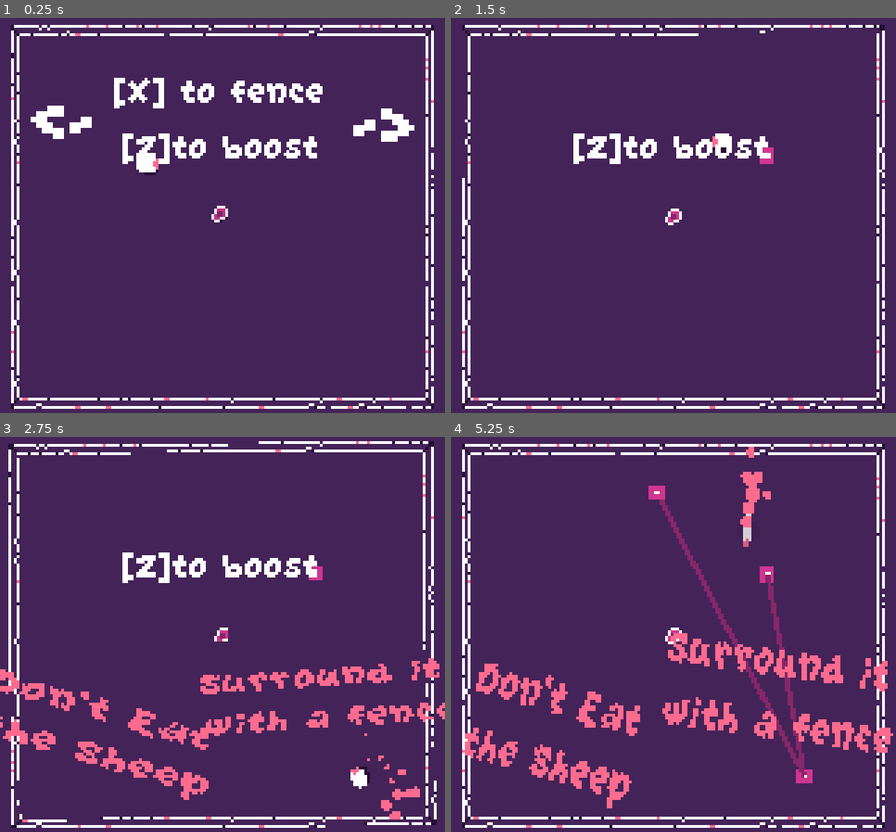
Above: before the commit, frames 1-4 (two rows, left to right).
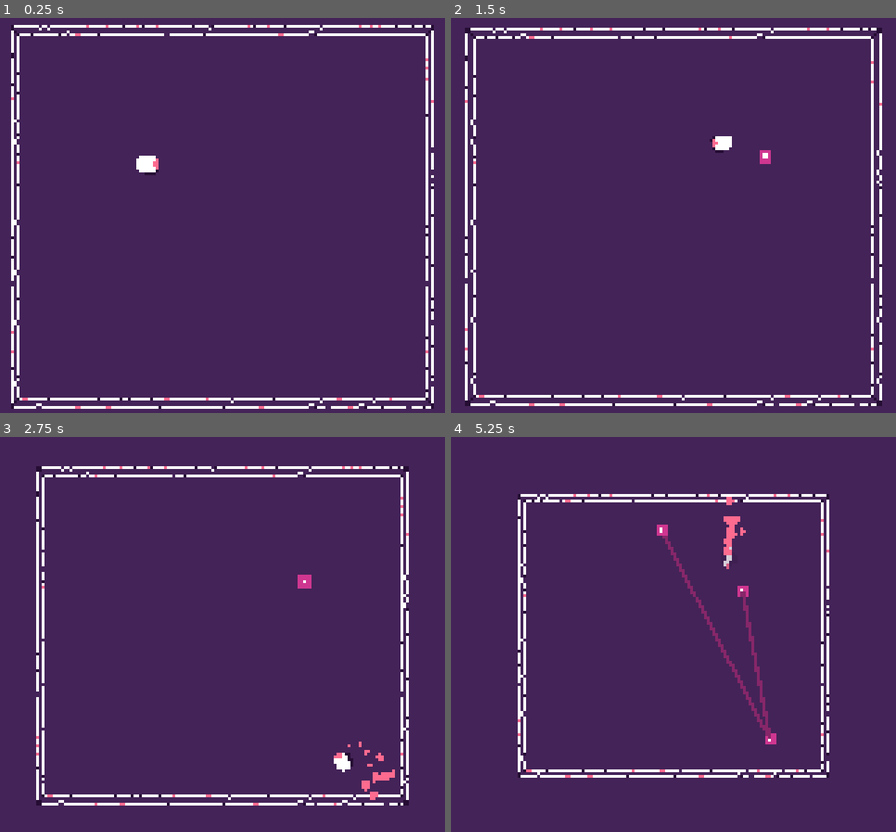
Above: after the commit, the same moments.

Repository: EdBarrancos/Signal
Game: Godot game, scene res://Game/Scenes/Game.tscn
The game is run twice, just before and just after one commit, with the same random seed, the same clock (stepped at 60 frames per second) and the same inputs. Sound files missing from this copy of the repository are replaced by a short silence.
Inputs:
- Up to frame 1 (0.25 s): no input
- Up to frame 2 (1.5 s): hold D (RIGHT) 0.53-1.28 s; hold Z (BOOST) 0.53-1.28 s; hold A (LEFT) from 1.28 s (still down); tap X (CHORD) at 1.35 s
- Up to frame 3 (2.75 s): release A (LEFT) at 2.03 s; hold D (RIGHT) from 2.03 s (still down); hold Z (BOOST) from 2.03 s (still down)
- Up to frame 4 (5.25 s): release Z (BOOST) at 2.78 s; tap X (CHORD) at 2.85, 4.35 s; release D (RIGHT) at 3.53 s; hold Z (BOOST) 3.53-4.28 s; hold A (LEFT) from 3.53 s (still down); hold Z (BOOST) from 5.03 s (still down)

The runs differ from the first frame. In frame 1, 3.6% of the frame differs, in the area x 6-94%, y 15-52%; in frame 2, 10%; in frame 3, 16%; in frame 4, 18%, in the area x 2-100%, y 1-99%.

Commit message:
Camera Transition

Diff:
--- a/project/Plants/Scenes/PatchOfPlants.tscn
+++ b/project/Plants/Scenes/PatchOfPlants.tscn
@@ -7,13 +7,16 @@
 position = Vector2( 61, 42 )
 script = ExtResource( 2 )
 speed = 0.05
-radius = 5
-separation_radius = 3.0
+radius = 15
+density = 0.5
+number_of_entities = 60
+separation_radius = 4.0
 max_rotation_angle_degree = 50
 
 [node name="Plants" type="Node2D" parent="."]
 
 [node name="CirclePatch" type="Sprite" parent="."]
+visible = false
 texture = ExtResource( 1 )
 
 [node name="Line2D" type="Line2D" parent="."]
--- /dev/null
+++ b/project/Plants/Scripts/Shaders/TopdownWindyPlants.gdshader
@@ -0,0 +1,13 @@
+shader_type canvas_item;
+render_mode blend_mix;
+
+// Wind settings.
+uniform vec2 wind = vec2(0, 0);
+
+uniform float heightOffset : hint_range(0.0, 1.0);
+
+void vertex() {
+	vec4 pos = WORLD_MATRIX * vec4(0.0, 0.0, 0.0, 1.0);
+	VERTEX.x += wind.x * max(0.0, (1.0-UV.y) - heightOffset);
+	VERTEX.y += wind.y * max(0.0, (1.0-UV.y) - heightOffset);
+}
--- a/project/Stages/Arena/Scenes/Arena.tscn
+++ b/project/Stages/Arena/Scenes/Arena.tscn
@@ -10,6 +10,7 @@
 [ext_resource path="res://Stages/Arena/Scenes/Tutorial.tscn" type="PackedScene" id=8]
 [ext_resource path="res://Stages/Arena/Assets/fence.png" type="Texture" id=9]
 [ext_resource path="res://Stages/Arena/Scripts/NormalGameState.gd" type="Script" id=10]
+[ext_resource path="res://Stages/Scenes/CameraTransiction.tscn" type="PackedScene" id=11]
 
 [sub_resource type="ConcavePolygonShape2D" id=1]
 segments = PoolVector2Array( -81, -73, 80, -72, 81, 73, -81, 73, 81, -73, 81, 73, -81, 73, -81, -73 )
@@ -296,6 +297,9 @@
 script = ExtResource( 3 )
 
 [node name="Boundaries" type="Node2D" parent="."]
+__meta__ = {
+"_edit_lock_": true
+}
 
 [node name="Walls" type="StaticBody2D" parent="Boundaries"]
 collision_mask = 0
@@ -313,11 +317,31 @@
 cell_size = Vector2( 4, 4 )
 format = 1
 tile_data = PoolIntArray( -1, 0, 0, -65536, 0, 458755, -65535, 0, 1, -65534, 0, 1, -65533, 0, 6, -65532, 0, 458757, -65 …(2717 unchanged characters)…
+__meta__ = {
+"_edit_lock_": true
+}
 
 [node name="Player" parent="." instance=ExtResource( 1 )]
 position = Vector2( 30, 51 )
 
-[node name="Camera" type="Camera2D" parent="."]
+[node name="CanvasLayer" type="CanvasLayer" parent="."]
+
+[node name="Notes" type="Node2D" parent="."]
+
+[node name="GameStates" type="Node" parent="."]
+script = ExtResource( 5 )
+starting_state_index = 1
+
+[node name="InitialGameState" type="Node" parent="GameStates"]
+script = ExtResource( 6 )
+camera_path = NodePath("Camera")
+
+[node name="Position2D" type="Position2D" parent="GameStates/InitialGameState"]
+position = Vector2( 80, 72 )
+
+[node name="Tutorial" parent="GameStates/InitialGameState" instance=ExtResource( 8 )]
+
+[node name="Camera" type="Camera2D" parent="GameStates/InitialGameState"]
 position = Vector2( 80, 72 )
 rotating = true
 current = true
@@ -327,26 +351,30 @@
 maxAngle = 18
 powerTraumaTo = 2
 
-[node name="CanvasLayer" type="CanvasLayer" parent="."]
-
-[node name="Notes" type="Node2D" parent="."]
-
-[node name="GameStates" type="Node" parent="."]
-script = ExtResource( 5 )
-
-[node name="InitialGameState" type="Node" parent="GameStates"]
-script = ExtResource( 6 )
-
-[node name="Position2D" type="Position2D" parent="GameStates/InitialGameState"]
-position = Vector2( 80, 72 )
-
-[node name="Tutorial" parent="GameStates/InitialGameState" instance=ExtResource( 8 )]
-
 [node name="NormalGameState" type="Node" parent="GameStates"]
 script = ExtResource( 10 )
+state_index = 1
+camera_path = NodePath("Camera")
+
+[node name="Camera" type="Camera2D" parent="GameStates/NormalGameState"]
+position = Vector2( 80, 72 )
+rotating = true
+zoom = Vector2( 1.5, 1.5 )
+script = ExtResource( 2 )
+maxOffSet = 12
+maxAngle = 18
+powerTraumaTo = 2
+
+[node name="CameraTransiction" parent="GameStates/NormalGameState" instance=ExtResource( 11 )]
+default_current_camera = NodePath("../../InitialGameState/Camera")
+default_target_camera = NodePath("../Camera")
+default_ease_out = 1
 
 [node name="NoteSpawner" type="Node2D" parent="."]
 script = ExtResource( 7 )
+__meta__ = {
+"_edit_lock_": true
+}
 note = ExtResource( 4 )
 
 [connection signal="collision" from="Player" to="." method="_on_Player_collision"]
--- a/project/Stages/Arena/Scripts/Arena.gd
+++ b/project/Stages/Arena/Scripts/Arena.gd
@@ -4,7 +4,6 @@
 #COMPONENTS#
 ############
 
-onready var camera = $Camera
 onready var notes_node = $Notes
 
 onready var game_states = $GameStates
@@ -46,10 +45,12 @@
 ##############
 
 func _on_Player_collision():
-	camera.increase_trauma(camera.TraumaIntensity.Minor)
+	game_states.get_camera().increase_trauma(
+		game_states.get_camera().TraumaIntensity.Minor)
 
 func _on_Player_spawn_pin():
-	camera.increase_trauma(camera.TraumaIntensity.Minor)
+	game_states.get_camera().increase_trauma(
+		game_states.get_camera().TraumaIntensity.Minor)
 
 func _on_Player_new_fence(fence):
 	active_fences.append(fence)
--- /dev/null
+++ b/project/Stages/Arena/Scripts/GameState.gd
@@ -0,0 +1,19 @@
+extends Node
+
+class_name GameState
+
+export(int) var state_index;
+
+export(NodePath) var camera_path;
+onready var camera = get_node(camera_path)
+
+onready var manager = get_parent()
+
+func start():
+	printerr("Unimplemented start in GameState")
+
+func finish():
+	printerr("Unimplemented finish in GameState")
+
+func get_camera():
+	return camera
--- a/project/Stages/Arena/Scripts/GameStates.gd
+++ b/project/Stages/Arena/Scripts/GameStates.gd
@@ -3,14 +3,21 @@
 export(int) var starting_state_index = 0
 onready var states = []
 
-var current_state
+var current_state : GameState
 
 func _ready():
 	for state in self.get_children():
 		states.append(state)
 
 func init():
-	start_state(starting_state_index)
+	jump_start_state(starting_state_index)
+
+func jump_start_state(state_index : int):
+	for state_i in range(len(states)):
+		if state_i == state_index:
+			start_state(state_index)
+			return
+		states[state_i].finish()
 
 func start_next_state(state_index):
 	if state_index + 1 >= len(states):
@@ -26,3 +33,6 @@
 func start_state(state_index):
 	current_state = states[state_index]
 	current_state.start()
+
+func get_camera():
+	return current_state.get_camera()
--- a/project/Stages/Arena/Scripts/InitialGameState.gd
+++ b/project/Stages/Arena/Scripts/InitialGameState.gd
@@ -1,12 +1,8 @@
-extends Node
+extends GameState
 
 # In this state. One enemy + Player
 # Every time the player kills the enemy it spawns again
 # Move on when enemy captured
-
-export(int) var state_index = 0
-
-onready var manager = get_parent()
 
 onready var enemy_position = $Position2D;
 onready var note_spawner = $"../../NoteSpawner";
@@ -43,6 +39,9 @@
 	manager.finish_state(state_index)
 	queue_free()
 
+func finish():
+	queue_free()
+
 func _process(_delta):
 	if Input.is_action_just_pressed("LEFT"):
 		tutorial.set_left(false)
--- a/project/Stages/Arena/Scripts/NormalGameState.gd
+++ b/project/Stages/Arena/Scripts/NormalGameState.gd
@@ -1,4 +1,6 @@
-extends Node
+extends GameState
+
+onready var camera_transition = $CameraTransiction
 
 func _ready():
 	pass
@@ -7,9 +9,8 @@
 	pass
 
 func start():
+	camera_transition.init_transition(6)
 	print("start")
-	pass
 
 func finish():
 	print("finish")
-	pass
--- /dev/null
+++ b/project/Stages/Scenes/CameraTransiction.tscn
@@ -0,0 +1,10 @@
+[gd_scene load_steps=2 format=2]
+
+[ext_resource path="res://Stages/Scripts/CameraTransiction.gd" type="Script" id=1]
+
+[node name="CameraTransiction" type="Node2D"]
+script = ExtResource( 1 )
+
+[node name="Tween" type="Tween" parent="."]
+
+[connection signal="tween_all_completed" from="Tween" to="." method="_on_Tween_tween_all_completed"]
--- /dev/null
+++ b/project/Stages/Scripts/CameraTransiction.gd
@@ -0,0 +1,85 @@
+extends Node2D
+
+class_name CameraTransition
+
+export(NodePath) var default_current_camera
+export(NodePath) var default_target_camera
+export(Array, String) var default_property_list = [
+	"rotation",
+	"scale",
+	"position",
+	"offset",
+	"zoom"
+]
+export(int, 0, 3) var default_ease_out = Tween.EASE_IN_OUT
+export(int, 0, 10) var default_transition_type = Tween.TRANS_LINEAR
+
+onready var current_camera = get_node(default_current_camera)
+onready var target_camera = get_node(default_target_camera)
+var tmp_camera
+
+class property_transition:
+	var property_name : String
+	var transition_type : int
+	var ease_type: int
+
+func create_property_transition(property_name, transition_type, ease_type):
+	var new_property_transition = property_transition.new()
+	new_property_transition.property_name = property_name
+	new_property_transition.transition_type = transition_type
+	new_property_transition.ease_type = ease_type
+
+	return new_property_transition
+
+onready var properties_to_transition = [];
+
+onready var tween = $Tween
+
+signal finished
+
+func _ready():
+	for property in default_property_list:
+		properties_to_transition.append(
+			create_property_transition(property, Tween.TRANS_CUBIC, Tween.EASE_IN_OUT))
+
+func init(parent):
+	pass
+
+func set_current_camera(new_current_camera: Camera2D):
+	current_camera = new_current_camera
+	return self
+
+func set_target_camera(new_target_camera: Camera2D):
+	target_camera = new_target_camera
+	return self
+
+func set_properties_to_transition(new_properties_to_transition):
+	properties_to_transition = new_properties_to_transition
+	return self
+
+func append_properties_to_transition(property_to_transition : property_transition):
+	properties_to_transition.append(property_to_transition)
+
+func init_transition(interpolation_time):
+	tmp_camera = current_camera.duplicate()
+	get_parent().add_child(tmp_camera)
+	tmp_camera.current = true
+	current_camera.current = false
+
+	for property_to_transtion in properties_to_transition:
+		tween.interpolate_property(
+			tmp_camera,
+			property_to_transtion.property_name,
+			tmp_camera.get(property_to_transtion.property_name),
+			target_camera.get(property_to_transtion.property_name),
+			interpolation_time,
+			property_to_transtion.transition_type,
+			property_to_transtion.ease_type)
+
+	tween.start()
+
+func _on_Tween_tween_all_completed():
+	tmp_camera.current = false
+	target_camera.current = true
+	get_parent().remove_child(tmp_camera)
+	emit_signal("finished")
--- a/project/project.godot
+++ b/project/project.godot
@@ -10,11 +10,23 @@
 
 _global_script_classes=[ {
 "base": "Node2D",
+"class": "CameraTransition",
+"language": "GDScript",
+"path": "res://Stages/Scripts/CameraTransiction.gd"
+}, {
+"base": "Node",
+"class": "GameState",
+"language": "GDScript",
+"path": "res://Stages/Arena/Scripts/GameState.gd"
+}, {
+"base": "Node2D",
 "class": "NoteSpawner",
 "language": "GDScript",
 "path": "res://Stages/Arena/Scripts/NoteSpawner.gd"
 } ]
 _global_script_class_icons={
+"CameraTransition": "",
+"GameState": "",
 "NoteSpawner": ""
 }
 
@@ -32,8 +44,8 @@
 
 window/size/width=160
 window/size/height=144
-window/size/test_width=1280
-window/size/test_height=720
+window/size/test_width=1120
+window/size/test_height=1008
 window/stretch/mode="viewport"
 window/stretch/aspect="keep"
 
Not shown: 1 places in project/Stages/Arena/Scenes/Arena.tscn that only renumber resources
